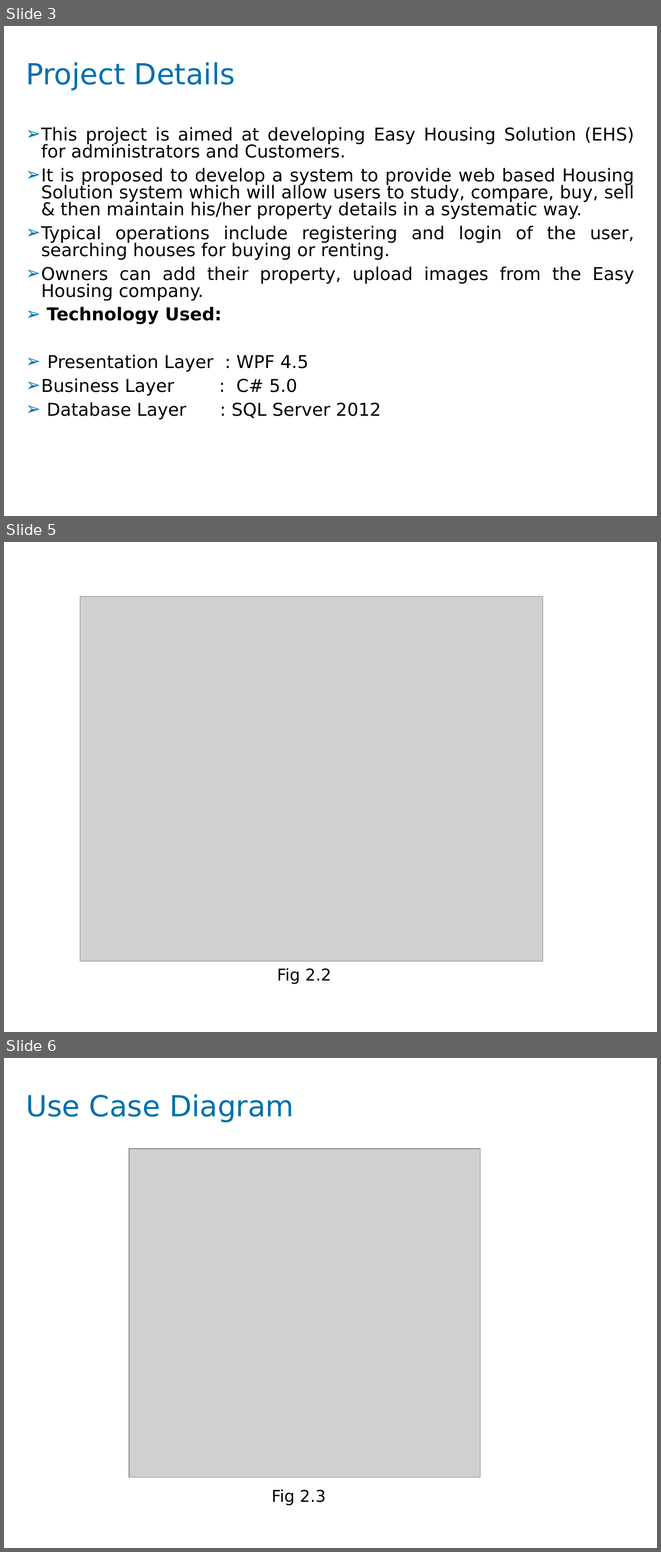
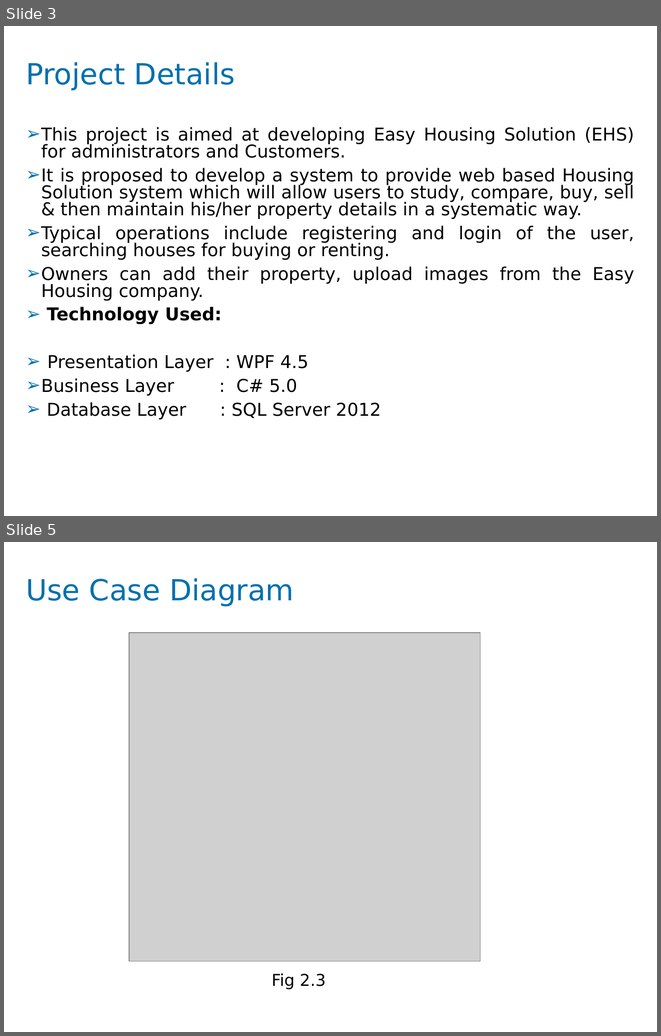
Before and after one commit to kajalrp/OfficeProjectEHS, a slide deck: Project Presentation.pptx. Shown one above the other, each under a label of ours: slides 3, 5 and 6 before the commit, slides 3 and 5 after it; the slides between them are not shown. The pictures are 661x1552 and 661x1036 pixels, drawn with LibreOffice and Linux fonts; fonts in the diff are those of the drawing; grey boxes stand for pictures; background and template pictures are left out. Boxes give left, top, right and bottom in pixels: in the first picture for what was removed or moved away, otherwise in the second. Text is boxed around its words. In the diff, an @@ line names an element or a change of style, - is before the commit and + after.

```diff
--- a/Project Presentation.pptx
+++ b/Project Presentation.pptx
@@ slide 5 removed at (x1=4, y1=542, x2=657, y2=1032), background #FFFFFF @@
@@ picture removed at (x1=80, y1=596, x2=542, y2=961) @@
@@ text removed at (x1=277, y1=968, x2=331, y2=984) @@
-Fig 2.2
@@ what was slide 6 is now slide 5 @@
```
Also in this commit, not shown: 4 slides changed, 4 slides added, 1 other slide removed.
